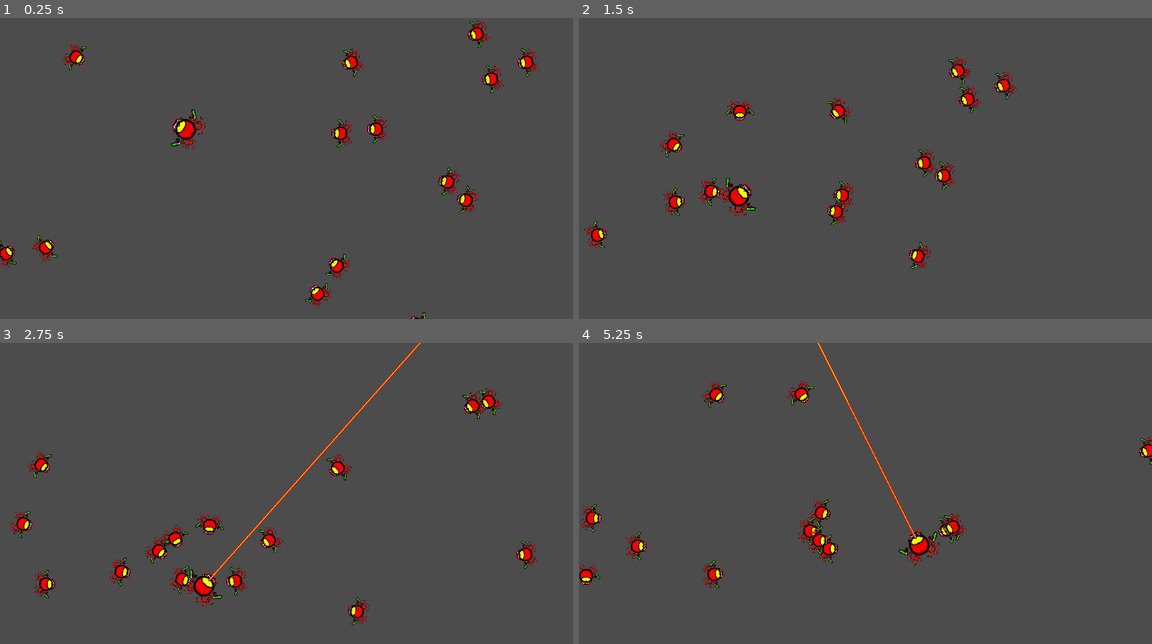
Above: before the commit, frames 1-4 (two rows, left to right).
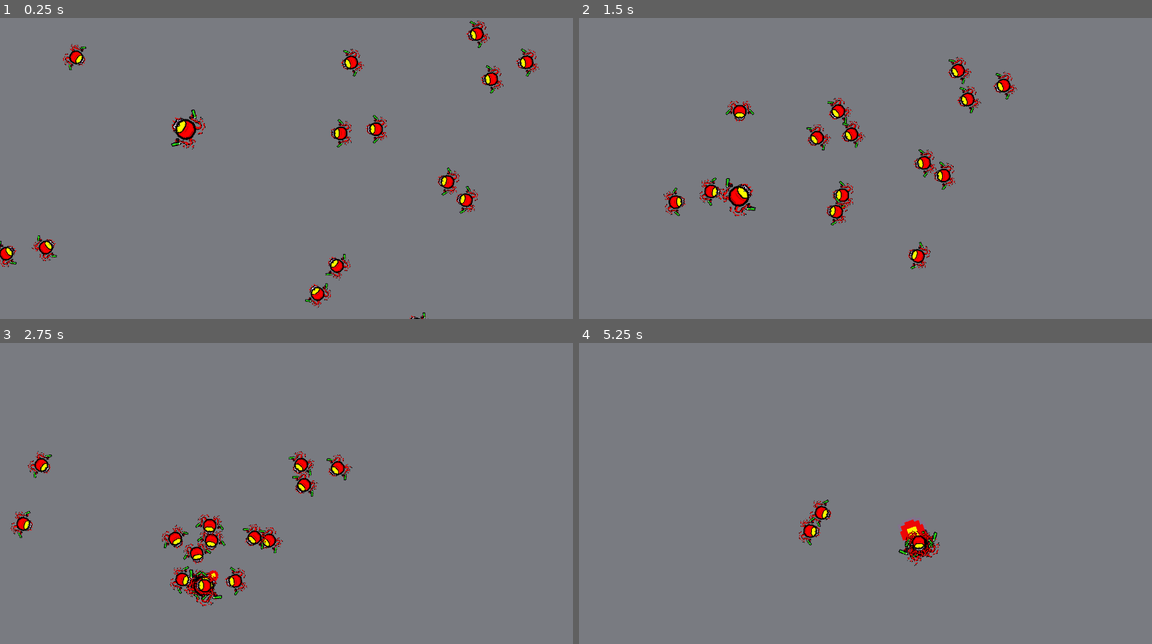
Above: after the commit, the same moments.

Repository: camilo-laruffa/ScoreSpace-Jam
Game: Godot game, scene res://Scenes/Main.tscn
The game is run twice, just before and just after one commit, with the same random seed, the same clock (stepped at 60 frames per second) and the same inputs.
Inputs (mouse positions are in pixels of both pictures, inside the frame that each line leads up to):
- Up to frame 1 (0.25 s): no input
- Up to frame 2 (1.5 s): move the mouse to (991, 153) at 0.52 s; press the mouse at (991, 153) at 0.53 s; hold D (right) 0.53-1.28 s; move the mouse to (750, 183) at 1.27 s; release the mouse at (750, 183) at 1.28 s; hold S (down) from 1.28 s (still down); right-click (750, 183) at 1.35 s
- Up to frame 3 (2.75 s): click (171, 508) at 1.55 s; move the mouse to (343, 427) at 2.02 s; release S (down) at 2.03 s; press the mouse at (343, 427) at 2.03 s; hold D (right) from 2.03 s (still down)
- Up to frame 4 (5.25 s): move the mouse to (836, 553) at 2.77 s; release D (right) at 2.78 s; release the mouse at (836, 553) at 2.78 s; hold W (up) 2.78-3.53 s; click (836, 553) at 2.85 s; move the mouse to (1037, 538) at 3.52 s; hold Right mouse button (dash) 3.53-4.28 s; hold A (left) 3.53-5.03 s; click (1037, 538) at 3.8 s; move the mouse to (693, 448) at 4.27 s; click (693, 448) at 4.35 s; move the mouse to (894, 493) at 5.02 s; press the mouse at (894, 493) at 5.03 s; hold S (down) from 5.03 s (still down)

The runs differ from the first frame. In frame 1, 98% of the frame differs, in the area x 0-100%, y 0-100%; in frame 2, 98%; in frame 3, 99%; in frame 4, 100%.

Commit message:
Laser update

Diff:
--- a/Code/Player.gd
+++ b/Code/Player.gd
@@ -11,30 +11,50 @@
 const CD = 0.1
 var can_Shoot = true
 var Visible = false
+var time = 0
+var is_shooting = false
 
 func _ready():
-
 	pass
 
 func _physics_process(delta):
+	time += delta
 	$LaserCast/Sprite.visible = false
+	$Charge_Beam.visible = false
+	$Charge_Beam.rotation += time
+	$LaserCast.scale.x += sin(time * 10)
 	rotation = get_global_mouse_position().angle_to_point(position) - PI/2
-	_manage_input()
+	_manage_input(delta)
 	velocity = move_and_slide(velocity)
 	if Input.is_action_pressed("dash"): velocity = move_and_slide(-get_global_mouse_position().direction_to(position) * SPEED*10)
 	pass
 
-func _manage_input():
+func _manage_input(delta):
 	velocity = Vector2()
 	speed = SPEED
 
-	if Input.is_action_pressed("shoot" ) && can_Shoot:
+	#if Input.is_action_just_pressed("shoot") && $ChargeTimer.is_stopped(): print("PIUM")
+	if Input.is_action_pressed("shoot"):
+		if !$ChargeTimer.is_stopped():
+			$Charge_Beam.visible = true
+			$Charge_Beam.scale.x += sin(time * 10) * delta * 30
+			$Charge_Beam.scale.y += sin(time * 10) * delta * 30
+			print("bananas")
+		if $ChargeTimer.is_stopped() && !is_shooting :
+			$ChargeTimer.start()
 		speed = speed / 2
-		_shoot()
-		if !$AudioStreamPlayer.playing :
-			$AudioStreamPlayer.play()
+		if !$LaserTimer.is_stopped():
+			if !$LaserSound.playing :
+				$LaserSound.play()
+			_shoot()
+
 	if Input.is_action_just_released("shoot"):
-		$AudioStreamPlayer.stop()
+		$Charge_Beam.visible = false
+		$Charge_Beam.scale.x = 1
+		$Charge_Beam.scale.y = 1
+		$ChargeTimer.stop()
+		$LaserTimer.stop()
+		$LaserSound.stop()
 	#Movimiento	CANNOT GO OUT OF BOUNDS
 	if Input.is_action_pressed("left") && position.x > 10: velocity.x -= 1
 	if Input.is_action_pressed("right") && position.x < 1360: velocity.x += 1
@@ -44,9 +64,22 @@
 	velocity = velocity.normalized() * speed
 
 func _shoot():
+	$ChargeTimer.stop()
 	$LaserCast/Sprite.visible = true
+	$Charge_Beam.visible = false
+	$Charge_Beam.scale.x = 1
+	$Charge_Beam.scale.y = 1
 	if $LaserCast.is_colliding():
 		var collided_body = $LaserCast.get_collider()
 		if collided_body.is_in_group("Enemy"):
 			$EnemyDeath.play()
 			collided_body.die()
+
+func _on_LaserTimer_timeout():
+	is_shooting = false
+	$LaserSound.stop()
+
+
+func _on_ChargeTimer_timeout():
+	if $LaserTimer.is_stopped():
+		$LaserTimer.start()
--- a/Scenes/Player.tscn
+++ b/Scenes/Player.tscn
@@ -1,10 +1,11 @@
-[gd_scene load_steps=6 format=2]
+[gd_scene load_steps=7 format=2]
 
 [ext_resource path="res://Assets/Sprites/gamejam-maicol.png" type="Texture" id=1]
 [ext_resource path="res://Code/Player.gd" type="Script" id=2]
 [ext_resource path="res://Assets/Sprites/laser.png" type="Texture" id=3]
 [ext_resource path="res://Assets/Audio/continouslaser.wav" type="AudioStream" id=4]
 [ext_resource path="res://Assets/Audio/OUCHMEDISPARARON.wav" type="AudioStream" id=5]
+[ext_resource path="res://Assets/Sprites/charge_beam.png" type="Texture" id=6]
 
 [node name="Player" type="KinematicBody2D" groups=["Player"]]
 script = ExtResource( 2 )
@@ -17,7 +18,7 @@
 [node name="LaserCast" type="RayCast2D" parent="."]
 scale = Vector2( 1.5, 1.5 )
 enabled = true
-cast_to = Vector2( 0, 1000 )
+cast_to = Vector2( 0, 2000 )
 collision_mask = 2
 collide_with_areas = true
 
@@ -27,8 +28,23 @@
 scale = Vector2( 1, 10 )
 texture = ExtResource( 3 )
 
-[node name="AudioStreamPlayer" type="AudioStreamPlayer" parent="."]
+[node name="LaserSound" type="AudioStreamPlayer" parent="."]
 stream = ExtResource( 4 )
 
 [node name="EnemyDeath" type="AudioStreamPlayer" parent="."]
 stream = ExtResource( 5 )
+
+[node name="LaserTimer" type="Timer" parent="."]
+wait_time = 2.0
+one_shot = true
+
+[node name="ChargeTimer" type="Timer" parent="."]
+wait_time = 0.88
+
+[node name="Charge_Beam" type="Sprite" parent="."]
+visible = false
+position = Vector2( 0, 33 )
+texture = ExtResource( 6 )
+
+[connection signal="timeout" from="LaserTimer" to="." method="_on_LaserTimer_timeout"]
+[connection signal="timeout" from="ChargeTimer" to="." method="_on_ChargeTimer_timeout"]
--- a/project.godot
+++ b/project.godot
@@ -70,4 +70,5 @@
 
 [rendering]
 
+environment/default_clear_color=Color( 0.478431, 0.486275, 0.509804, 1 )
 environment/default_environment="res://default_env.tres"
Binary file added: Assets/Sprites/charge_beam.png
Not shown, added: Assets/Sprites/charge_beam.png.import
Not shown, changed: Assets/Audio/OUCHMEDISPARARON.wav
Not shown, changed: Assets/Audio/continouslaser.wav
